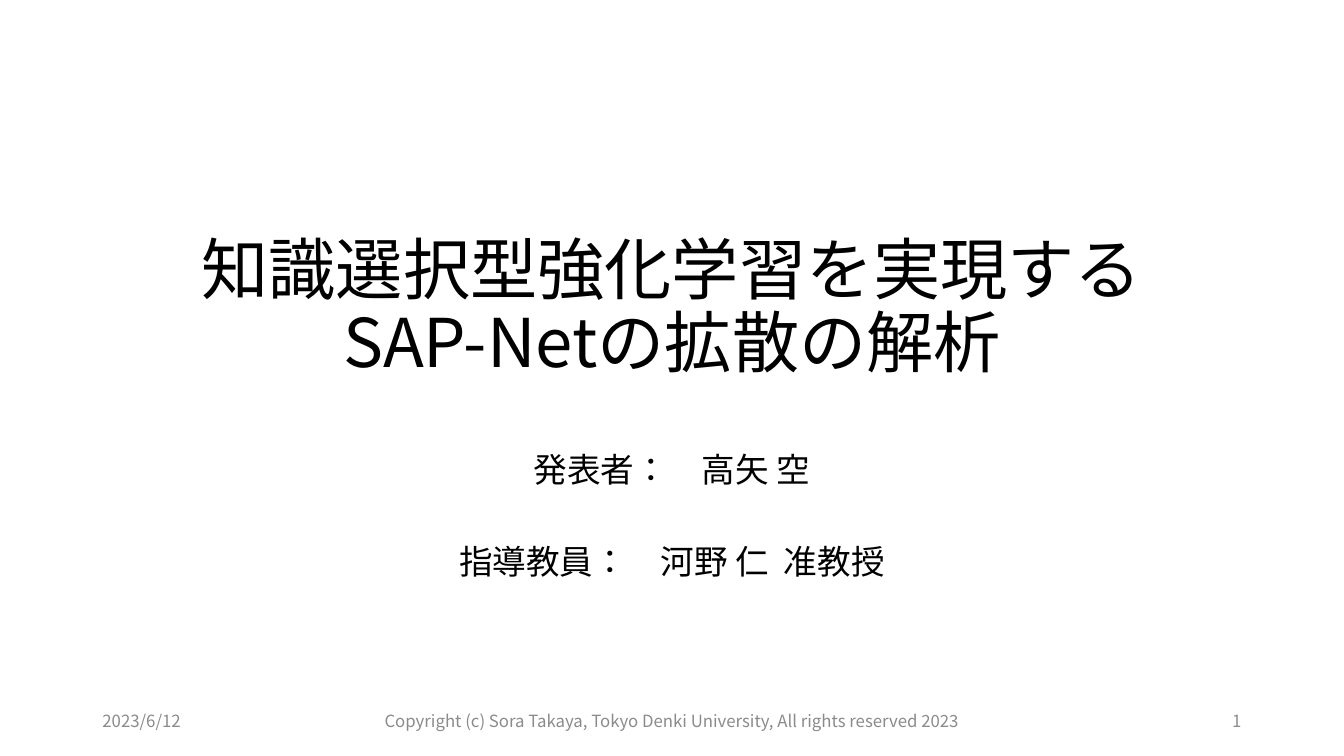
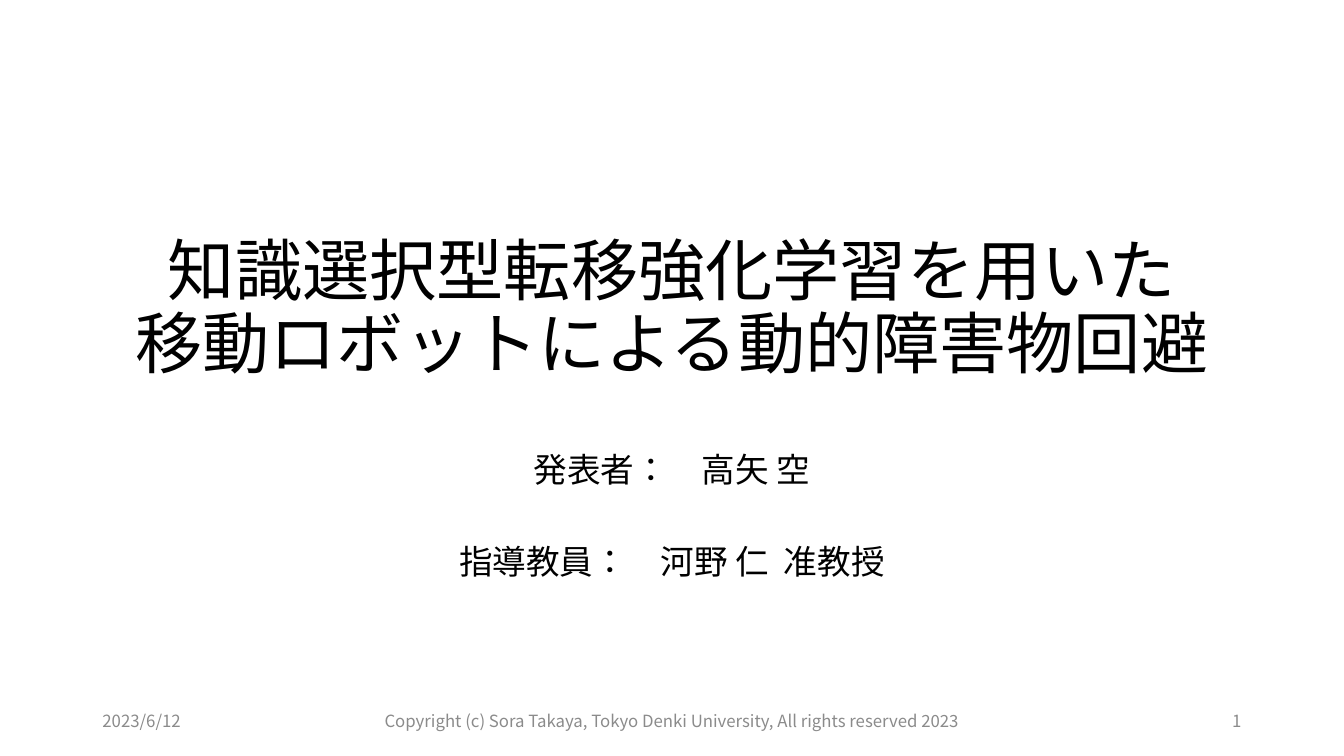
Before and after one commit to Tsora1216/Intelligent_Information_System_Lab, a slide deck: slide 1 of 990_【火】研究会/20230613_01_高矢_研究会/20230613_高矢_研究会.pptx. Drawn at 1344x756 pixels with LibreOffice and Linux fonts; fonts in the diff are those of the drawing. Boxes give left, top, right and bottom in pixels: in the first picture for what was removed or moved away, otherwise in the second. Text is boxed around its words. In the diff, an @@ line names an element or a change of style, - is before the commit and + after.

```diff
--- a/990_【火】研究会/20230613_01_高矢_研究会/20230613_高矢_研究会.pptx
+++ b/990_【火】研究会/20230613_01_高矢_研究会/20230613_高矢_研究会.pptx
@@ title at <box>135,238,1208,374</box>: text changed @@
-知識選択型強化学習を実現するSAP-Netの拡散の解析
+知識選択型転移強化学習を用いた
+移動ロボットによる動的障害物回避
```
Also in this commit, not shown: 9 other slides changed, 2 slides added, 1 slide removed, 17 other files.
